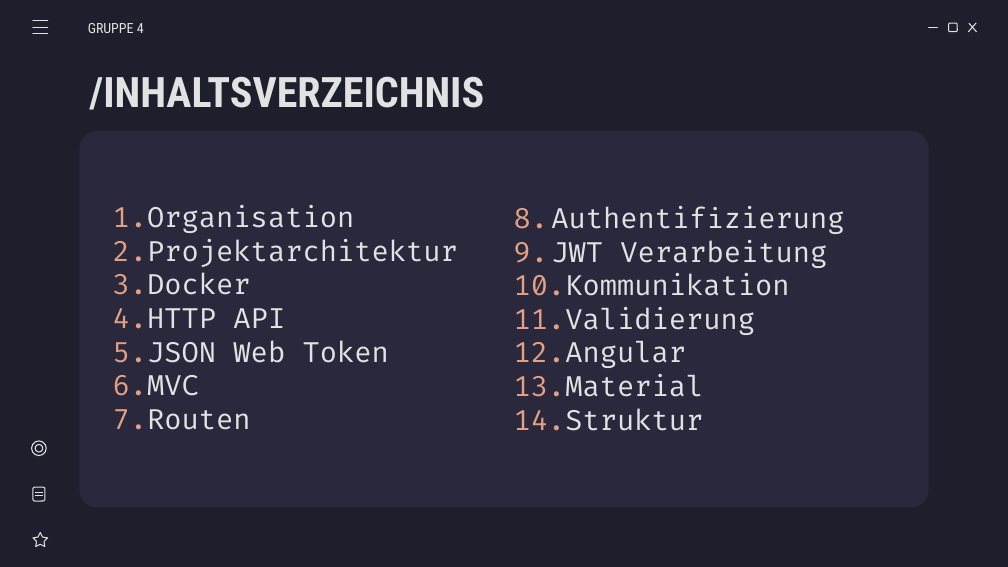
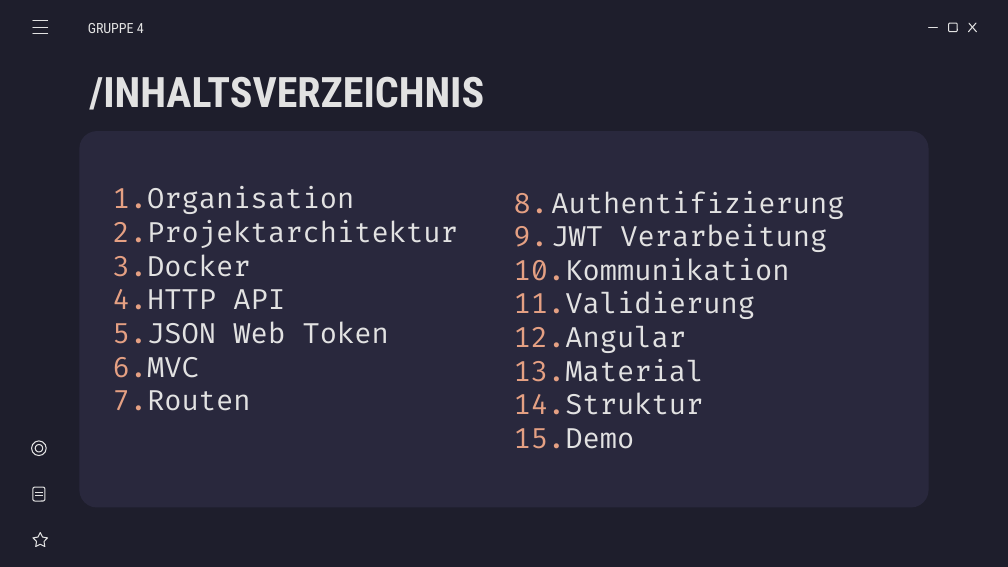
Before and after one commit to miwied/web-based-database-manager, a slide deck: slide 2 of documentation/required documents/Presentation/Webasierter Datenkbankmanager - Präsentation.pptx. Drawn at 1008x567 pixels with LibreOffice and Linux fonts; fonts in the diff are those of the drawing. Boxes give left, top, right and bottom in pixels: in the first picture for what was removed or moved away, otherwise in the second. Text is boxed around its words. In the diff, an @@ line names an element or a change of style, - is before the commit and + after.

```diff
--- a/documentation/required documents/Presentation/Webasierter Datenkbankmanager - Präsentation.pptx
+++ b/documentation/required documents/Presentation/Webasierter Datenkbankmanager - Präsentation.pptx
@@ text "Organisation": place and size @@
-text "Organisation" at [113,205,458,430]
+text "Organisation" at [113,186,458,411]
@@ text at [514,428,635,449]: paragraph added @@
+15. Demo
```
Also in this commit, not shown: 3 other slides changed, 1 slide added.
